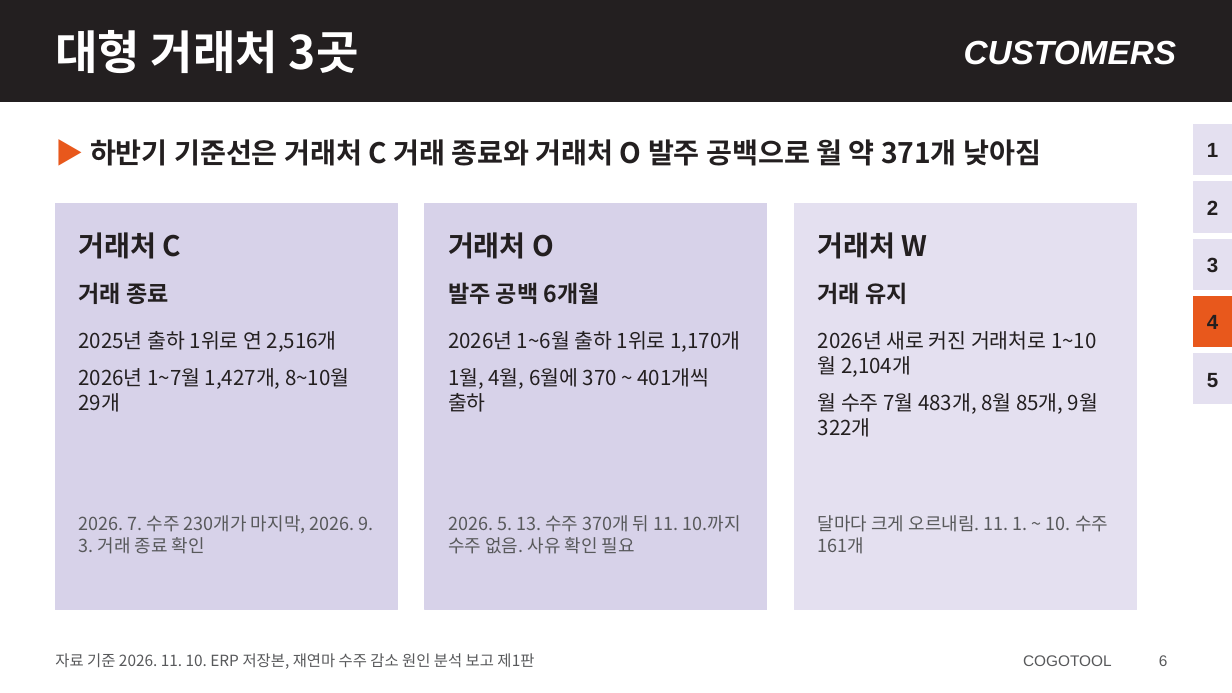
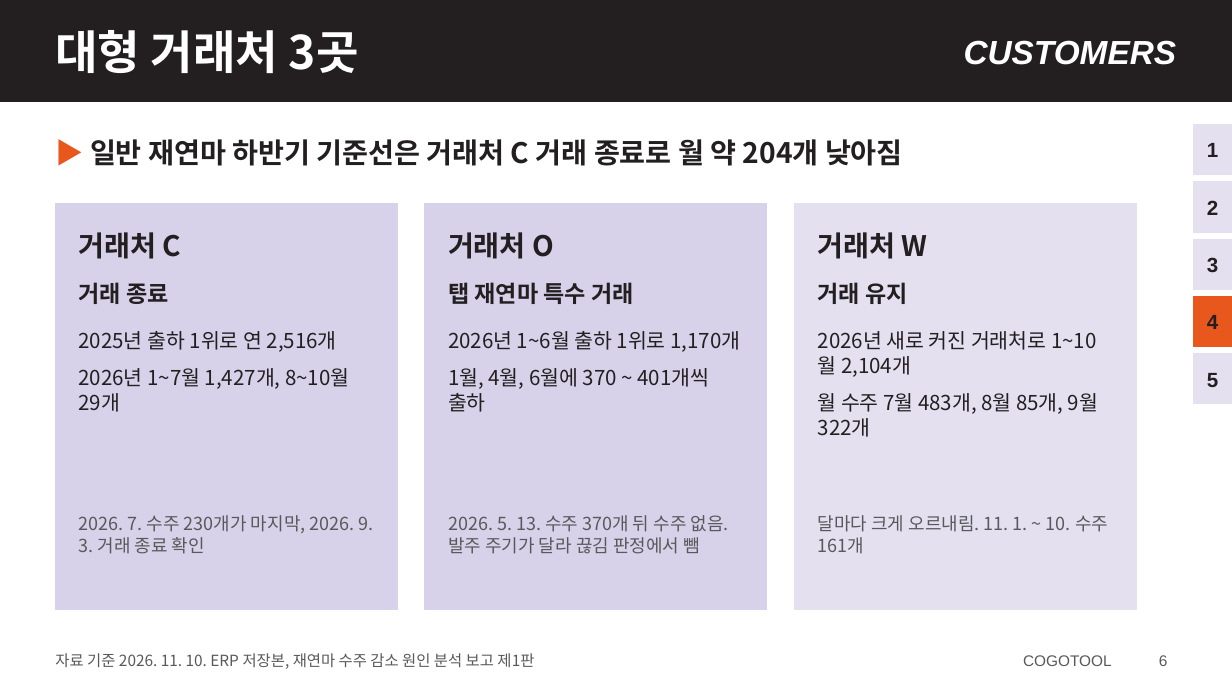
Before and after one commit to HanKyungJun/koreatooling-portal, a slide deck: slide 6 of wiki/reports/04_비교·분석/수주감소_원인분석_발표_20261127.pptx. Drawn at 1232x693 pixels with LibreOffice and Linux fonts; fonts in the diff are those of the drawing. Boxes give left, top, right and bottom in pixels: in the first picture for what was removed or moved away, otherwise in the second. Text is boxed around its words. In the diff, an @@ line names an element or a change of style, - is before the commit and + after.

Commit message:
수주 보고·발표: 초경툴 종료 확정, 대일정공 탭 재연마 특수 거래로 제외, 영업 확인은 이엠티

```diff
--- a/wiki/reports/04_비교·분석/수주감소_원인분석_발표_20261127.pptx
+++ b/wiki/reports/04_비교·분석/수주감소_원인분석_발표_20261127.pptx
@@ text at (90, 139, 903, 166): text changed @@
-▶ 하반기 기준선은 거래처 C 거래 종료와 거래처 O 발주 공백으로 월 약 371개 낮아짐
+▶ 일반 재연마 하반기 기준선은 거래처 C 거래 종료로 월 약 204개 낮아짐
@@ text at (448, 282, 634, 304): text changed @@
-발주 공백 6개월
+탭 재연마 특수 거래
@@ text at (448, 515, 729, 554): text changed @@
-2026. 5. 13. 수주 370개 뒤 11. 10.까지 수주 없음. 사유 확인 필요
+2026. 5. 13. 수주 370개 뒤 수주 없음. 발주 주기가 달라 끊김 판정에서 뺌
```
Also in this commit, not shown: 2 other slides changed, 9 other files.
